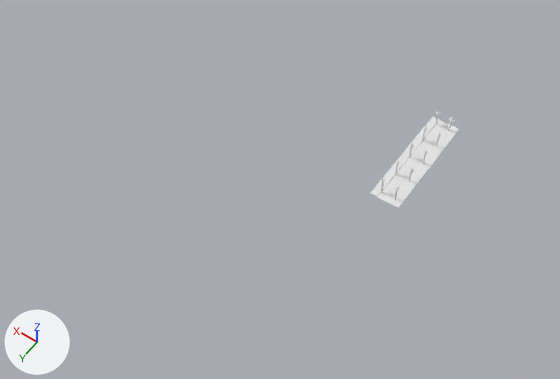
An edit to the Blender file Assets/Art/Models/Blend Files/GroundZeroLevel.blend, drawn before and after from the same camera.
One viewpoint serves both versions: a 50 mm lens placed at (-23.2, 62.6, 76.3), pointed at (9.7, 16.5, 3.9). Every picture has the same lights, and +X, +Y and +Z are marked at lower left. The first picture is the older version.

Before the edit, the objects in view are built like this:
```python
me_cylinder = bpy.data.meshes.new('Cylinder')
me_cylinder.from_pydata(...)  # 288 vertices, 258 faces; spans x -0.32..0.32, y -0.32..0.32, z 0.0..2.63
me_plane = bpy.data.meshes.new('Plane')
me_plane.from_pydata(...)  # 16 vertices, 7 faces; spans x -2.0..2.0, y -1.0..1.0, z 0.0..0.1
ob_cylinder = bpy.data.objects.new('Cylinder', me_cylinder)
ob_cylinder.location = (1.0, -7.0, 0.0)
_m = ob_cylinder.modifiers.new('Array', 'ARRAY')
_m.relative_offset_displace = (-3.1, 0.0, 0.0)
_m = ob_cylinder.modifiers.new('Array.001', 'ARRAY')
_m.count = 5
_m.relative_offset_displace = (0.0, 5.5, 0.0)
ob_road = bpy.data.objects.new('Road', me_plane)
ob_road.location = (0.0, 0.0, 0.0)
ob_road.scale = (1.0, 8.0, 1.0)
```
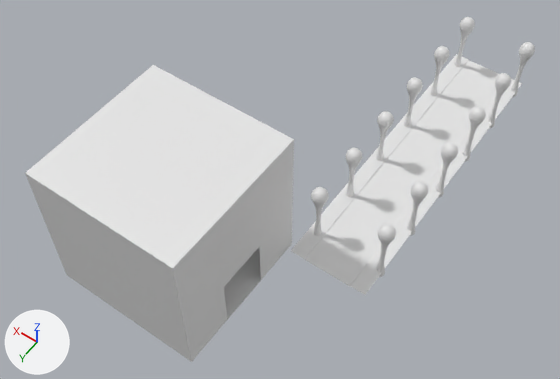
Where the change shows, as pixel boxes (x1, y1, x2, y2) in the pictures (560 x 379 px; the box of a moved part takes in the faces that stretch with it):
'Hotel', added: after (25, 65, 294, 362)
'Road', reshaped, rescaled (161% wider, 160% taller): before (371, 116, 459, 208); after (291, 54, 522, 295)
'Cube', added: after (311, 17, 535, 277)
'Cylinder', deleted: before (380, 110, 454, 200)
part 1 of me_plane, moved or reshaped: before (392, 126, 459, 208); after (351, 79, 522, 295)
part 2 of me_plane, moved or reshaped: before (392, 128, 451, 203); after (350, 95, 496, 287)
part 3 of me_plane, moved or reshaped: before (378, 120, 452, 204); after (305, 60, 499, 286)
part 4 of me_plane, moved or reshaped (not visible before): after (304, 64, 465, 259)
part 5 of me_plane, moved or reshaped: before (371, 116, 439, 196); after (291, 54, 468, 259)

Patch to the scene script:
```diff
--- a/Assets/Art/Models/Blend Files/GroundZeroLevel.blend.py
+++ b/Assets/Art/Models/Blend Files/GroundZeroLevel.blend.py
@@ me_plane @@
 # used by ob_road; location = (0.0, 0.0, 0.0); scale = (1.0, 8.0, 1.0)
-me_plane.from_pydata(...)  # 16 vertices, 7 faces; spans x -2.0..2.0, y -1.0..1.0, z 0.0..0.1
+me_plane.from_pydata(...)  # 16 vertices, 7 faces; spans x -5.12..5.12, y -1.0..1.0, z 0.0..0.1
+# me_plane part 1: all 2 vertices in x -2.0, y -1.0..1.0, z 0.1 are moved by (-3.12, 0.0, 0.0)
+# me_plane part 2: all 2 vertices in x -0.95, y -1.0..1.0, z 0.0 are moved by (-2.09, 0.0, 0.0)
+# me_plane part 3: all 2 vertices in x 0.95, y -1.0..1.0, z 0.0 are moved by (2.09, 0.0, 0.0)
+# me_plane part 4: all 4 vertices in x 1.0, y -1.0..1.0, z 0.05..0.1 are moved by (2.2, 0.0, 0.0)
+# me_plane part 5: all 2 vertices in x 2.0, y -1.0..1.0, z 0.1 are moved by (3.12, 0.0, 0.0)
+# other edits to the shape of me_plane do not show in these pictures
@@ me_cube_001 @@
+me_cube_001.from_pydata([(-1.0, -0.33, -0.25), (-1.0, 0.33, -0.25), (1.0, -1.0, -1.0), (1.0, -1.0, 1.0), (1.0, 1.0, -1.0), (1.0, 1.0, 1.0), (-1.0, 1.0, -1.0), (-1.0, -1.0, -1.0), (-1.0, -1.0, 1.0), (-1.0, 1.0, 1.0), (-1.0, 0.33, -1.0), (-1.0, -0.33, -1.0)], [], [(6, 4, 5, 9), (4, 2, 3, 5), (2, 7, 8, 3), (6, 10, 11, 7, 2, 4), (5, 3, 8, 9), (11, 0, 8, 7), (8, 0, 1, 9), (9, 1, 10, 6)])
@@ me_cube @@
+me_cube.from_pydata(...)  # 20 vertices, 18 faces; spans x -1.37..1.37, y -1.37..1.37, z -1.0..8.5
@@ ob_road @@
 ob_road.location = (0.0, 0.0, 0.0)
-ob_road.scale = (1.0, 8.0, 1.0)
+ob_road.scale = (1.0, 20.8, 1.0)
@@ ob_cylinder @@
-ob_cylinder = bpy.data.objects.new('Cylinder', me_cylinder)
-ob_cylinder.location = (1.0, -7.0, 0.0)
-_m = ob_cylinder.modifiers.new('Array', 'ARRAY')
-_m.relative_offset_displace = (-3.1, 0.0, 0.0)
-_m = ob_cylinder.modifiers.new('Array.001', 'ARRAY')
-_m.count = 5
-_m.relative_offset_displace = (0.0, 5.5, 0.0)
@@ ob_hotel @@
+ob_hotel = bpy.data.objects.new('Hotel', me_cube_001)
+ob_hotel.location = (15.0, 29.0, 9.0)
+ob_hotel.scale = (9.3, 9.3, 9.3)
@@ ob_cube @@
+ob_cube = bpy.data.objects.new('Cube', me_cube)
+ob_cube.location = (4.0, -19.0, 0.0)
+_m = ob_cube.modifiers.new('Subdivision', 'SUBSURF')
+_m.levels = 4
+_m = ob_cube.modifiers.new('Array', 'ARRAY')
+_m.relative_offset_displace = (-4.5, 0.0, 0.0)
+_m = ob_cube.modifiers.new('Array.001', 'ARRAY')
+_m.count = 6
+_m.relative_offset_displace = (0.0, 3.7, 0.0)
```
